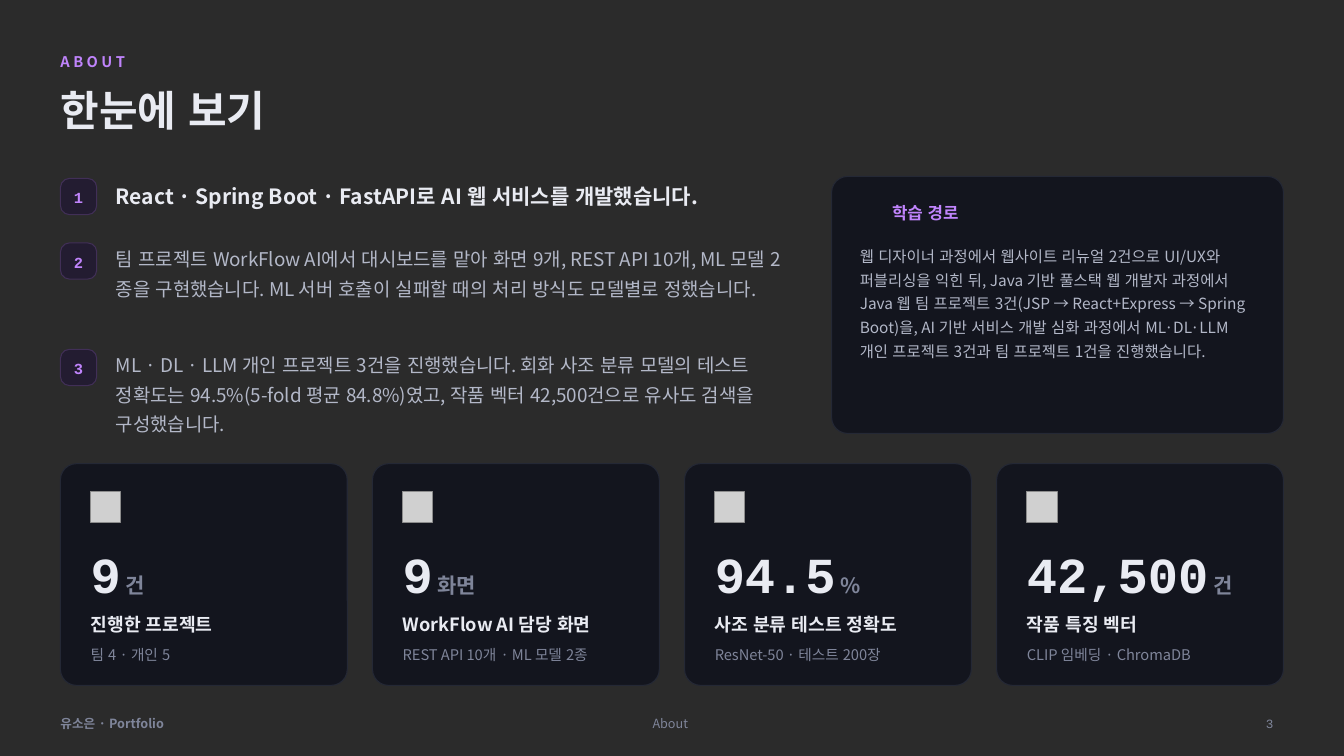
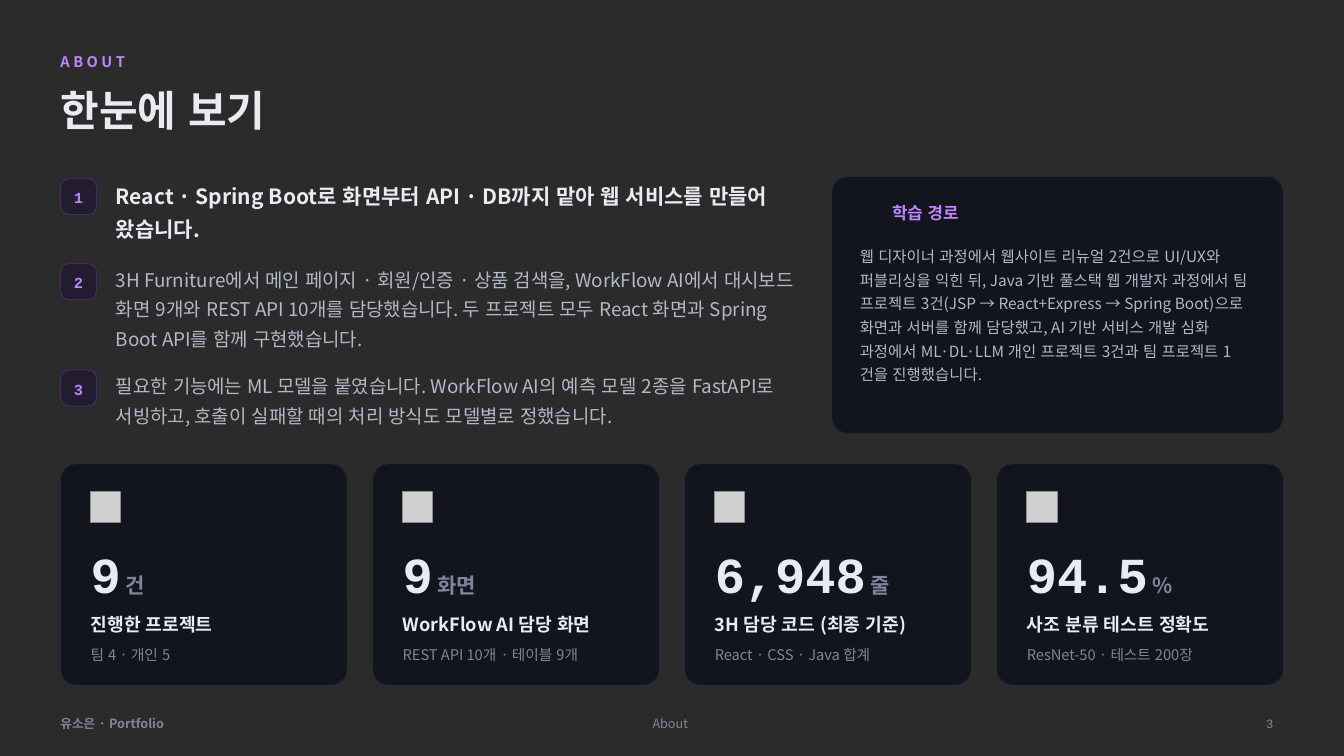
Before and after one commit to soeun-yu/soeun-yu.github.io, a slide deck: slide 3 of 유소은_포트폴리오.pptx. Drawn at 1344x756 pixels with LibreOffice and Linux fonts; fonts in the diff are those of the drawing; grey boxes stand for pictures; background and template pictures are left out; a plain dark background stands for a picture behind light text. Boxes give left, top, right and bottom in pixels: in the first picture for what was removed or moved away, otherwise in the second. Text is boxed around its words. In the diff, an @@ line names an element or a change of style, - is before the commit and + after.

```diff
--- a/유소은_포트폴리오.pptx
+++ b/유소은_포트폴리오.pptx
@@ text at box(116, 184, 767, 239): text changed @@
-React · Spring Boot · FastAPI로 AI 웹 서비스를 개발했습니다.
+React · Spring Boot로 화면부터 API · DB까지 맡아 웹 서비스를 만들어 왔습니다.
@@ text at box(860, 249, 1247, 381): text changed @@
-웹 디자이너 과정에서 웹사이트 리뉴얼 2건으로 UI/UX와 퍼블리싱을 익힌 뒤, Java 기반 풀스택 웹 개발자 과정에서 Java 웹 팀 프로젝트 3건(JSP → React+Express → Spring Boot)을, AI 기반 서비스 개발 심화 과정에서 ML·DL·LLM 개인 프로젝트 3건과 팀 프로젝트 1건을 진행했습니다.
+웹 디자이너 과정에서 웹사이트 리뉴얼 2건으로 UI/UX와 퍼블리싱을 익힌 뒤, Java 기반 풀스택 웹 개발자 과정에서 팀 프로젝트 3건(JSP → React+Express → Spring Boot)으로 화면과 서버를 함께 담당했고, AI 기반 서비스 개발 심화 과정에서 ML·DL·LLM 개인 프로젝트 3건과 팀 프로젝트 1건을 진행했습니다.
@@ text at box(116, 271, 793, 348): text changed @@
-팀 프로젝트 WorkFlow AI에서 대시보드를 맡아 화면 9개, REST API 10개, ML 모델 2종을 구현했습니다. ML 서버 호출이 실패할 때의 처리 방식도 모델별로 정했습니다.
+3H Furniture에서 메인 페이지 · 회원/인증 · 상품 검색을, WorkFlow AI에서 대시보드 화면 9개와 REST API 10개를 담당했습니다. 두 프로젝트 모두 React 화면과 Spring Boot API를 함께 구현했습니다.
@@ 2 texts, 2 rounded rectangles: place and size @@
-2 texts, 2 rounded rectangles at box(60, 243, 97, 386)
+2 texts, 2 rounded rectangles at box(60, 263, 97, 406)
@@ text at box(116, 377, 774, 427): text changed @@
-ML · DL · LLM 개인 프로젝트 3건을 진행했습니다. 회화 사조 분류 모델의 테스트 정확도는 94.5%(5-fold 평균 84.8%)였고, 작품 벡터 42,500건으로 유사도 검색을 구성했습니다.
+필요한 기능에는 ML 모델을 붙였습니다. WorkFlow AI의 예측 모델 2종을 FastAPI로 서빙하고, 호출이 실패할 때의 처리 방식도 모델별로 정했습니다.
@@ text at box(715, 559, 890, 602): text changed @@
-94.5 %
+6,948 줄
@@ text at box(1027, 559, 1148, 594): text changed @@
-42,500 건
+94.5 %
@@ text at box(715, 615, 906, 635): text changed @@
-사조 분류 테스트 정확도
+3H 담당 코드 (최종 기준)
@@ text at box(1027, 615, 1209, 633): text changed @@
-작품 특징 벡터
+사조 분류 테스트 정확도
@@ text at box(403, 648, 578, 661): text changed @@
-REST API 10개 · ML 모델 2종
+REST API 10개 · 테이블 9개
@@ text at box(715, 648, 870, 661): text changed @@
-ResNet-50 · 테스트 200장
+React · CSS · Java 합계
@@ text at box(1027, 648, 1193, 661): text changed @@
-CLIP 임베딩 · ChromaDB
+ResNet-50 · 테스트 200장
```
Also in this commit, not shown: 10 other slides changed, 4 slides added, 2 other files.
